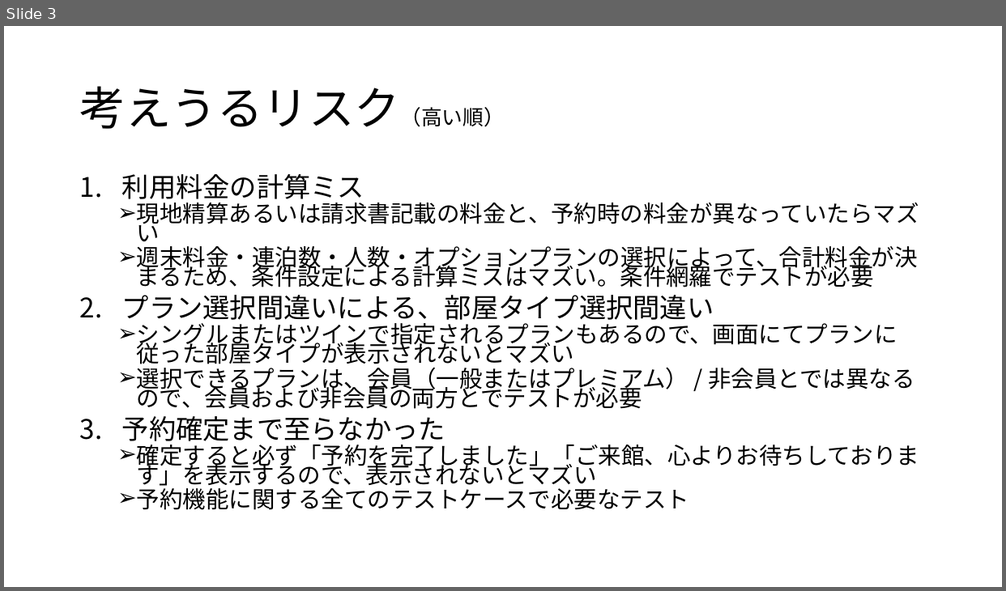
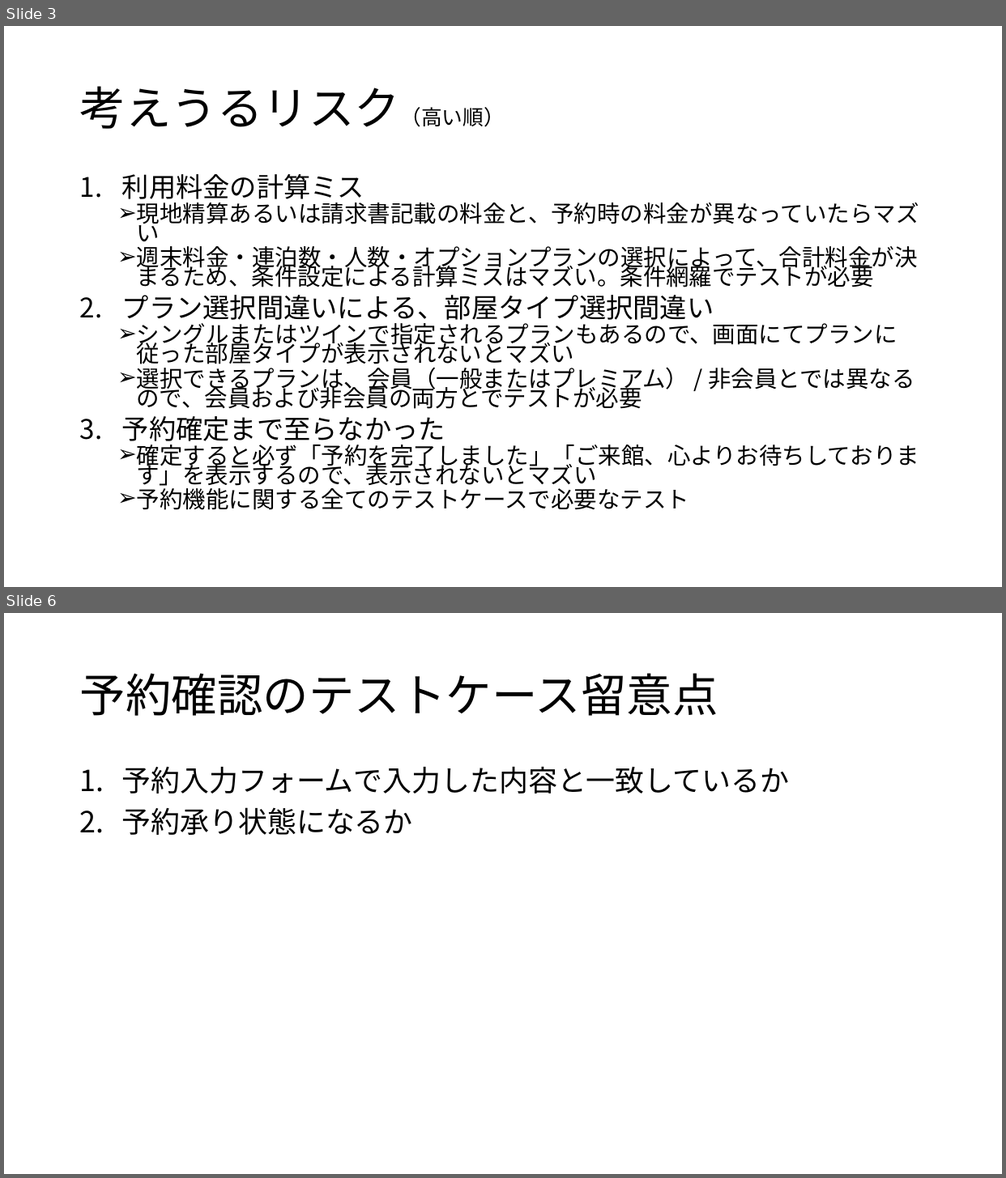
Before and after one commit to KazuhiroYoshino/PlanisphereTestDocuments, a slide deck: テスト設計方針.pptx. Shown one above the other, each under a label of ours: slide 3 before the commit, slides 3 and 6 after it; the slides between them are not shown. The pictures are 1006x591 and 1006x1178 pixels, drawn with LibreOffice and Linux fonts; fonts in the diff are those of the drawing. Boxes give left, top, right and bottom in pixels: in the first picture for what was removed or moved away, otherwise in the second. Text is boxed around its words. In the diff, an @@ line names an element or a change of style, - is before the commit and + after.

Commit message:
テスト設計方針作成

```diff
--- a/テスト設計方針.pptx
+++ b/テスト設計方針.pptx
@@ slide 6 added at box(4, 613, 1002, 1174), background #FFFFFF @@
@@ title added at box(80, 673, 718, 716), 44 pt, text #000000 @@
+予約確認のテストケース留意点
@@ text added at box(122, 766, 789, 835), 28 pt, text #000000 @@
+1. 予約入力フォームで入力した内容と一致しているか
+2. 予約承り状態になるか
```
Also in this commit, not shown: 2 other slides added.
